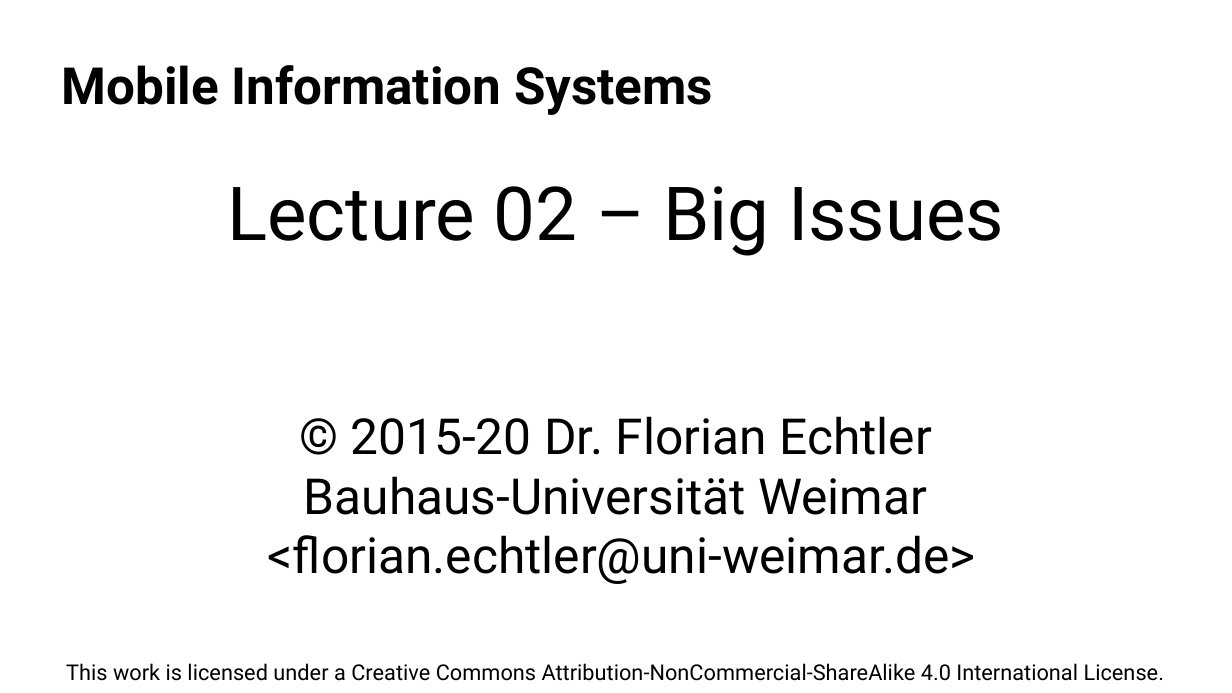
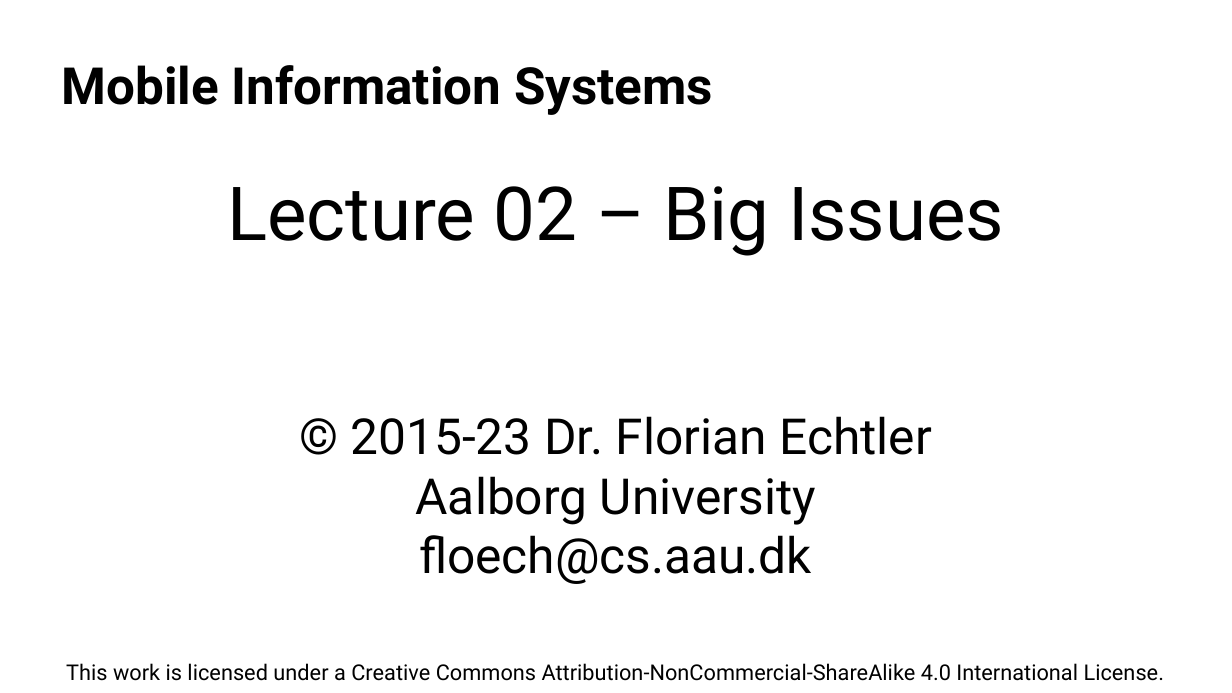
Before and after one commit to floe/mobile-information-systems, a slide deck: slide 1 of 02-big-issues.odp. Drawn at 1232x693 pixels with LibreOffice and Linux fonts; fonts in the diff are those of the drawing; background and template pictures are left out. Boxes give left, top, right and bottom in pixels: in the first picture for what was removed or moved away, otherwise in the second. Text is boxed around its words. In the diff, an @@ line names an element or a change of style, - is before the commit and + after.

Commit message:
lecture 2 update 2023

```diff
--- a/02-big-issues.odp
+++ b/02-big-issues.odp
@@ text at box(351, 416, 932, 584): text changed @@
-© 2015-20 Dr. Florian Echtler
-Bauhaus-Universität Weimar
-<florian.echtler@uni-weimar.de>
+© 2015-23 Dr. Florian Echtler
+Aalborg University
+floech@cs.aau.dk
```
Also in this commit, not shown: 8 other slides changed, 1 slide added, 1 other file.
